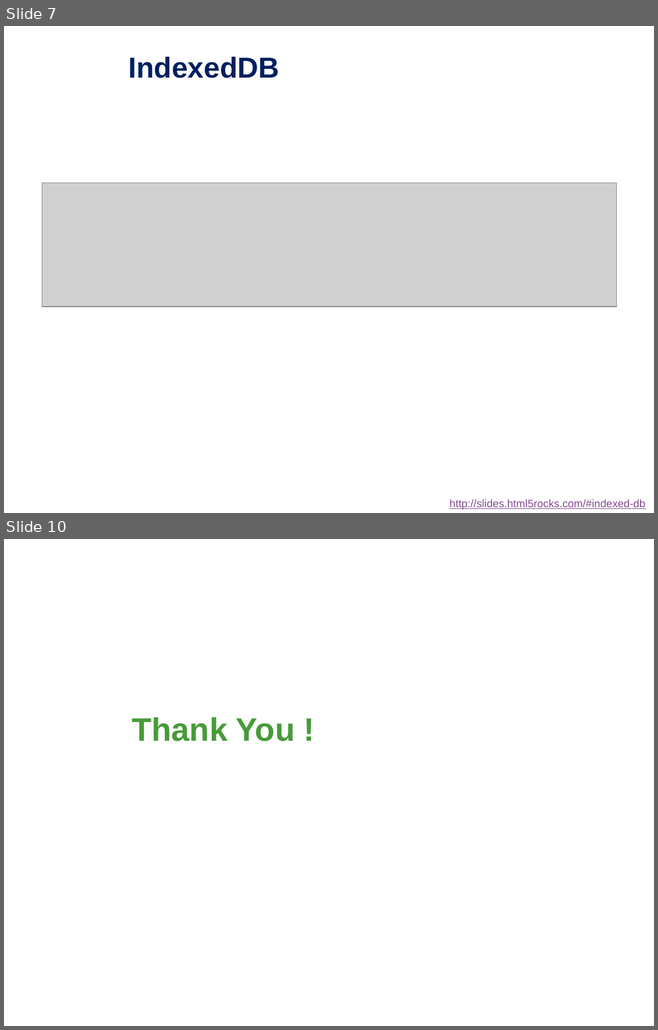
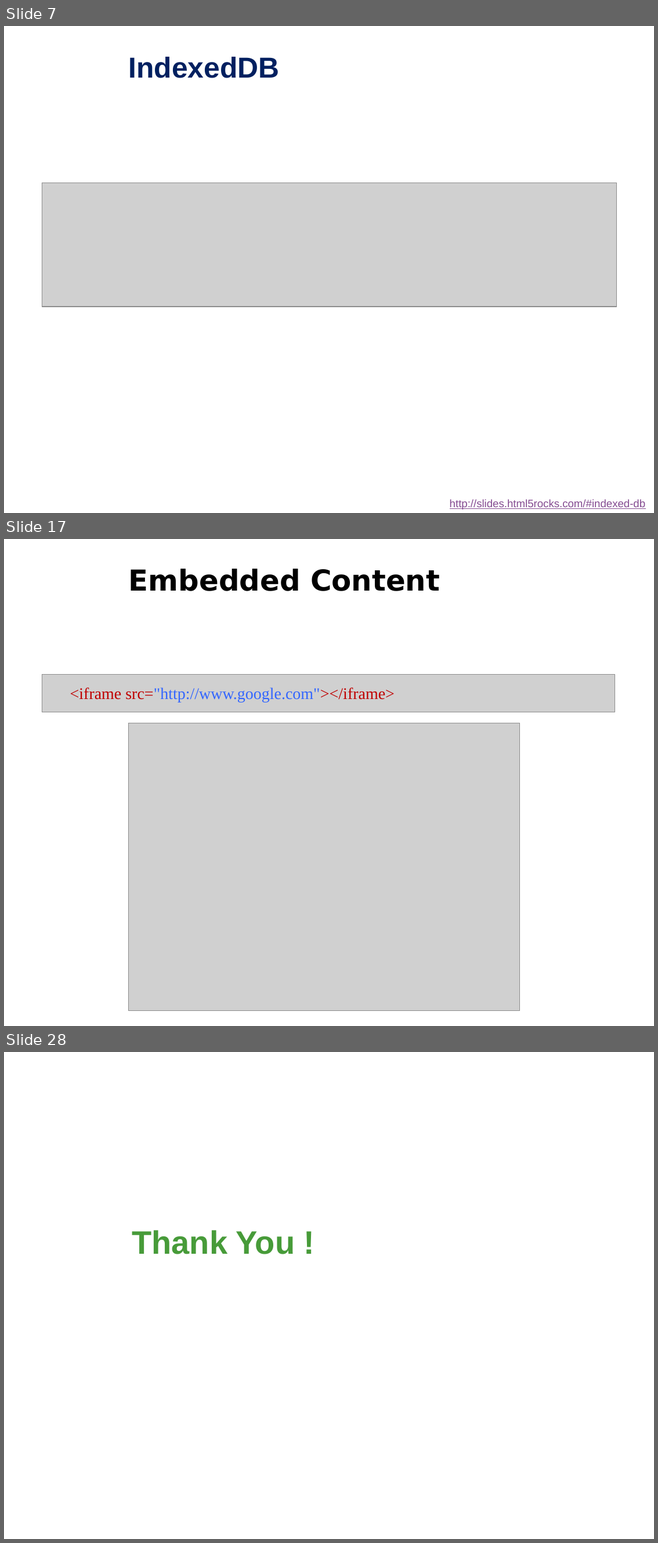
Before and after one commit to Alex7Huynh/lthd061727, a slide deck: Serminar Html5/1. Slide/HTML5.pptx. Shown one above the other, each under a label of ours: slides 7 and 10 before the commit, slides 7, 17 and 28 after it; the slides between them are not shown. The pictures are 658x1030 and 658x1543 pixels, drawn with LibreOffice and Linux fonts; fonts in the diff are those of the drawing; grey boxes stand for pictures; background and template pictures are left out. Boxes give left, top, right and bottom in pixels: in the first picture for what was removed or moved away, otherwise in the second. Text is boxed around its words. In the diff, an @@ line names an element or a change of style, - is before the commit and + after.

```diff
--- a/Serminar Html5/1. Slide/HTML5.pptx
+++ b/Serminar Html5/1. Slide/HTML5.pptx
@@ slide 17 added at (4,539,654,1026), background picture (left out) @@
@@ title added at (129,569,440,591), 32 pt, text #000000, bold @@
+Embedded Content
@@ picture added at (42,674,614,712) @@
@@ text added at (70,687,394,702), 18 pt, text #3366FF @@
+<iframe src="http://www.google.com"></iframe>
@@ picture added at (129,723,520,1011) @@
@@ what was slide 10 is now slide 28 @@
```
Also in this commit, not shown: 4 slides changed, 18 other slides added, 1 slide removed, 8 other files.
